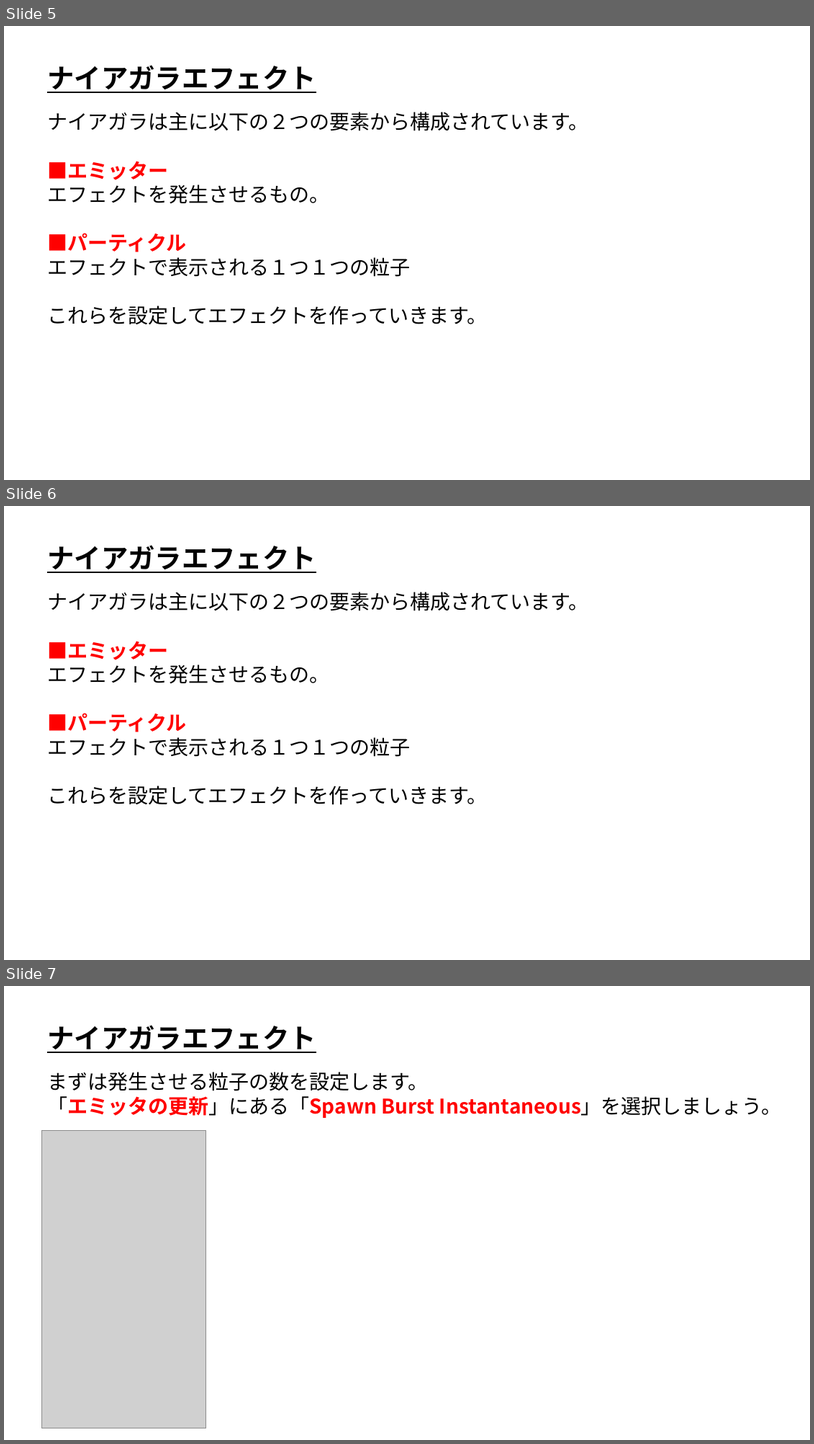
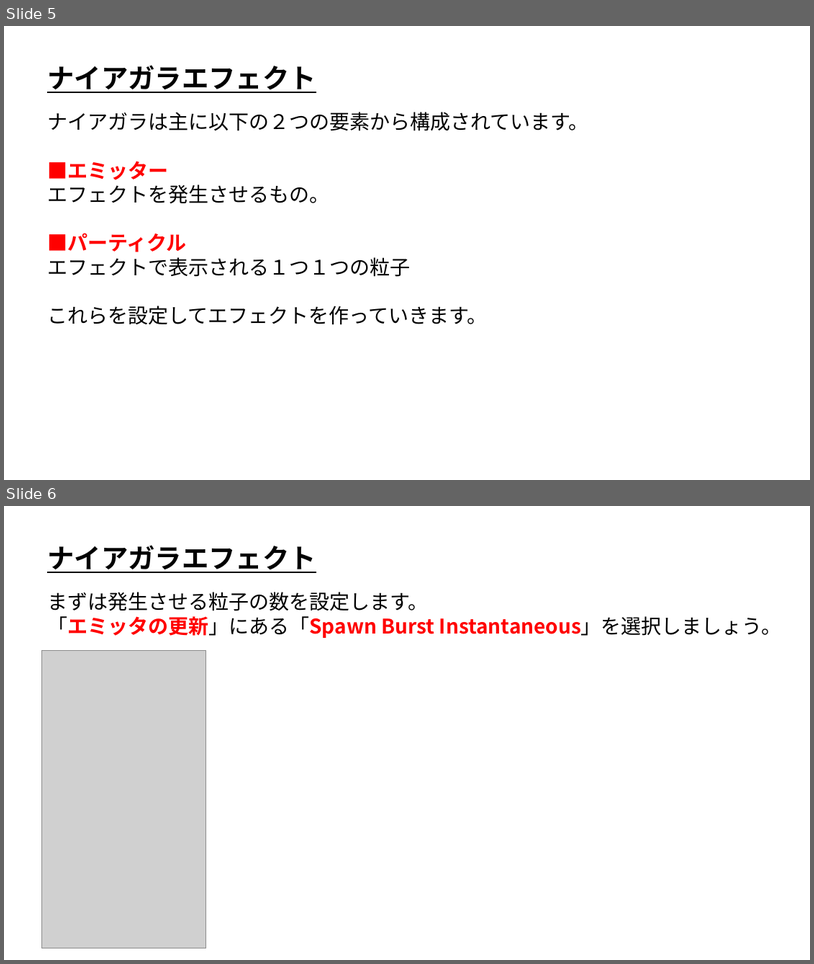
Before and after one commit to ArakiYusuke-Ohara/UnrealEngine, a slide deck: Curriculum/15_ナイアガラエフェクトの基礎.pptx. Shown one above the other, each under a label of ours: slides 5, 6 and 7 before the commit, slides 5 and 6 after it. The pictures are 814x1444 and 814x964 pixels, drawn with LibreOffice and Linux fonts; fonts in the diff are those of the drawing; grey boxes stand for pictures. Boxes give left, top, right and bottom in pixels: in the first picture for what was removed or moved away, otherwise in the second. Text is boxed around its words. In the diff, an @@ line names an element or a change of style, - is before the commit and + after.

Commit message:
スライドを微修正

```diff
--- a/Curriculum/15_ナイアガラエフェクトの基礎.pptx
+++ b/Curriculum/15_ナイアガラエフェクトの基礎.pptx
@@ slide 6 removed at box(4, 506, 810, 960), background #FFFFFF @@
@@ text removed at box(47, 545, 316, 573) @@
-ナイアガラエフェクト
@@ text removed at box(47, 592, 589, 805) @@
-ナイアガラは主に以下の２つの要素から構成されています。
-■エミッター
-エフェクトを発生させるもの。
-■パーティクル
-エフェクトで表示される１つ１つの粒子
-これらを設定してエフェクトを作っていきます。
@@ what was slide 7 is now slide 6 @@
```
